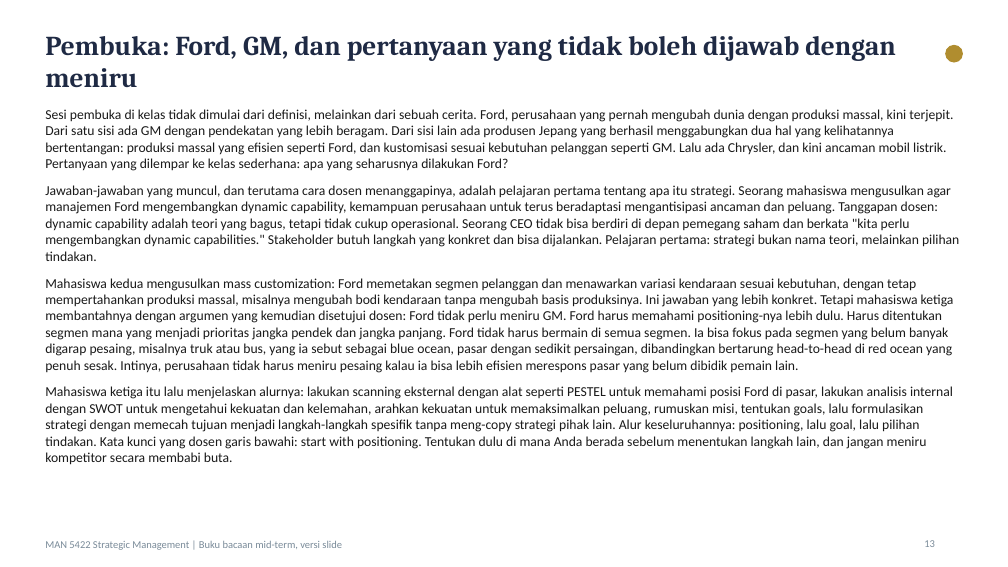
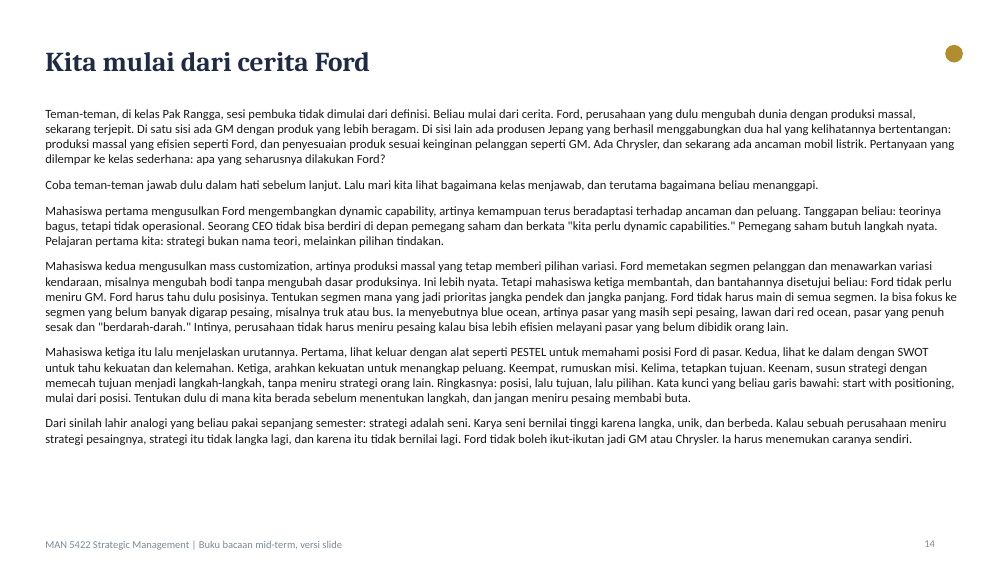
Before and after one commit to aslihabnuri/Dom-Manipulation, a slide deck: slide 14 of Materi_SM_MidTerm/Buku_Bacaan_Strategic_Management_MidTerm.pptx (slide 13 before the commit). Drawn at 1008x567 pixels with LibreOffice and Linux fonts; fonts in the diff are those of the drawing. Boxes give left, top, right and bottom in pixels: in the first picture for what was removed or moved away, otherwise in the second. Text is boxed around its words. In the diff, an @@ line names an element or a change of style, - is before the commit and + after.

```diff
--- a/Materi_SM_MidTerm/Buku_Bacaan_Strategic_Management_MidTerm.pptx
+++ b/Materi_SM_MidTerm/Buku_Bacaan_Strategic_Management_MidTerm.pptx
@@ title at <box>45,52,370,71</box>: text changed @@
-Pembuka: Ford, GM, dan pertanyaan yang tidak boleh dijawab dengan meniru
+Kita mulai dari cerita Ford
@@ text at <box>45,109,957,445</box>: text changed; size 13 to 12 pt @@
-Sesi pembuka di kelas tidak dimulai dari definisi, melainkan dari sebuah cerita. Ford, perusahaan yang pernah mengubah dunia dengan produksi massal, kini terjepit. Dari satu sisi ada GM dengan pendekatan yang lebih beragam. Dari sisi lain ada produsen Jepang yang berhasil menggabungkan dua hal yang kelihatannya bertentangan: produksi massal yang efisien seperti Ford, dan kustomisasi sesuai kebutuhan pelanggan seperti GM. Lalu ada Chrysler, dan kini ancaman mobil listrik. Pertanyaan yang dilempar ke kelas sederhana: apa yang seharusnya dilakukan Ford?
-Jawaban-jawaban yang muncul, dan terutama cara dosen menanggapinya, adalah pelajaran pertama tentang apa itu strategi. Seorang mahasiswa mengusulkan agar manajemen Ford mengembangkan dynamic capability, kemampuan perusahaan untuk terus beradaptasi mengantisipasi ancaman dan peluang. Tanggapan dosen: dynamic capability adalah teori yang bagus, tetapi tidak cukup operasional. Seorang CEO tidak bisa berdiri di depan pemegang saham dan berkata "kita perlu mengembangkan dynamic capabilities." Stakeholder butuh langkah yang konkret dan bisa dijalankan. Pelajaran pertama: strategi bukan nama teori, melainkan pilihan tindakan.
-Mahasiswa kedua mengusulkan mass customization: Ford memetakan segmen pelanggan dan menawarkan variasi kendaraan sesuai kebutuhan, dengan tetap mempertahankan produksi massal, misalnya mengubah bodi kendaraan tanpa mengubah basis produksinya. Ini jawaban yang lebih konkret. Tetapi mahasiswa ketiga membantahnya dengan argumen yang kemudian disetujui dosen: Ford tidak perlu meniru GM. Ford harus memahami positioning-nya lebih dulu. Harus ditentukan segmen mana yang menjadi prioritas jangka pendek dan jangka panjang. Ford tidak harus bermain di semua segmen. Ia bisa fokus pada segmen yang belum banyak digarap pesaing, misalnya truk atau bus, yang ia sebut sebagai blue ocean, pasar dengan sedikit persaingan, dibandingkan bertarung head-to-head di red ocean yang penuh sesak. Intinya, perusahaan tidak harus meniru pesaing kalau ia bisa lebih efisien merespons pasar yang belum dibidik pemain lain.
-Mahasiswa ketiga itu lalu menjelaskan alurnya: lakukan scanning eksternal dengan alat seperti PESTEL untuk memahami posisi Ford di pasar, lakukan analisis internal dengan SWOT untuk mengetahui kekuatan dan kelemahan, arahkan kekuatan untuk memaksimalkan peluang, rumuskan misi, tentukan goals, lalu formulasikan strategi dengan memecah tujuan menjadi langkah-langkah spesifik tanpa meng-copy strategi pihak lain. Alur keseluruhannya: positioning, lalu goal, lalu pilihan tindakan. Kata kunci yang dosen garis bawahi: start with positioning. Tentukan dulu di mana Anda berada sebelum menentukan langkah lain, dan jangan meniru kompetitor secara membabi buta.
+Teman-teman, di kelas Pak Rangga, sesi pembuka tidak dimulai dari definisi. Beliau mulai dari cerita. Ford, perusahaan yang dulu mengubah dunia dengan produksi massal, sekarang terjepit. Di satu sisi ada GM dengan produk yang lebih beragam. Di sisi lain ada produsen Jepang yang berhasil menggabungkan dua hal yang kelihatannya bertentangan: produksi massal yang efisien seperti Ford, dan penyesuaian produk sesuai keinginan pelanggan seperti GM. Ada Chrysler, dan sekarang ada ancaman mobil listrik. Pertanyaan yang dilempar ke kelas sederhana: apa yang seharusnya dilakukan Ford?
+Coba teman-teman jawab dulu dalam hati sebelum lanjut. Lalu mari kita lihat bagaimana kelas menjawab, dan terutama bagaimana beliau menanggapi.
+Mahasiswa pertama mengusulkan Ford mengembangkan dynamic capability, artinya kemampuan terus beradaptasi terhadap ancaman dan peluang. Tanggapan beliau: teorinya bagus, tetapi tidak operasional. Seorang CEO tidak bisa berdiri di depan pemegang saham dan berkata "kita perlu dynamic capabilities." Pemegang saham butuh langkah nyata. Pelajaran pertama kita: strategi bukan nama teori, melainkan pilihan tindakan.
+Mahasiswa kedua mengusulkan mass customization, artinya produksi massal yang tetap memberi pilihan variasi. Ford memetakan segmen pelanggan dan menawarkan variasi kendaraan, misalnya mengubah bodi tanpa mengubah dasar produksinya. Ini lebih nyata. Tetapi mahasiswa ketiga membantah, dan bantahannya disetujui beliau: Ford tidak perlu meniru GM. Ford harus tahu dulu posisinya. Tentukan segmen mana yang jadi prioritas jangka pendek dan jangka panjang. Ford tidak harus main di semua segmen. Ia bisa fokus ke segmen yang belum banyak digarap pesaing, misalnya truk atau bus. Ia menyebutnya blue ocean, artinya pasar yang masih sepi pesaing, lawan dari red ocean, pasar yang penuh sesak dan "berdarah-darah." Intinya, perusahaan tidak harus meniru pesaing kalau bisa lebih efisien melayani pasar yang belum dibidik orang lain.
+Mahasiswa ketiga itu lalu menjelaskan urutannya. Pertama, lihat keluar dengan alat seperti PESTEL untuk memahami posisi Ford di pasar. Kedua, lihat ke dalam dengan SWOT untuk tahu kekuatan dan kelemahan. Ketiga, arahkan kekuatan untuk menangkap peluang. Keempat, rumuskan misi. Kelima, tetapkan tujuan. Keenam, susun strategi dengan memecah tujuan menjadi langkah-langkah, tanpa meniru strategi orang lain. Ringkasnya: posisi, lalu tujuan, lalu pilihan. Kata kunci yang beliau garis bawahi: start with positioning, mulai dari posisi. Tentukan dulu di mana kita berada sebelum menentukan langkah, dan jangan meniru pesaing membabi buta.
+Dari sinilah lahir analogi yang beliau pakai sepanjang semester: strategi adalah seni. Karya seni bernilai tinggi karena langka, unik, dan berbeda. Kalau sebuah perusahaan meniru strategi pesaingnya, strategi itu tidak langka lagi, dan karena itu tidak bernilai lagi. Ford tidak boleh ikut-ikutan jadi GM atau Chrysler. Ia harus menemukan caranya sendiri.
```
Also in this commit, not shown: 148 other slides changed, 14 slides added, 2 slides removed, 5 other files.
